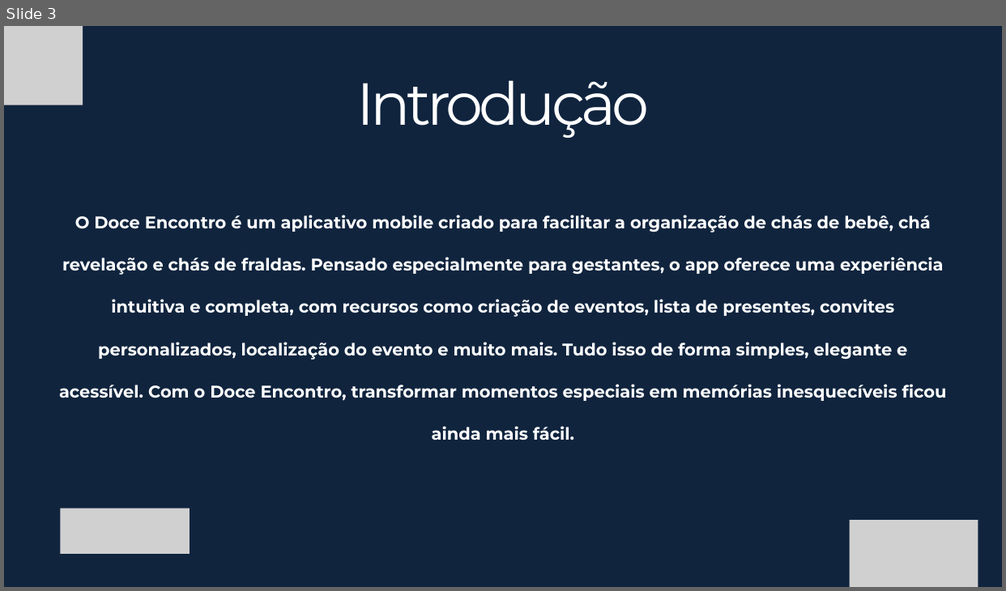
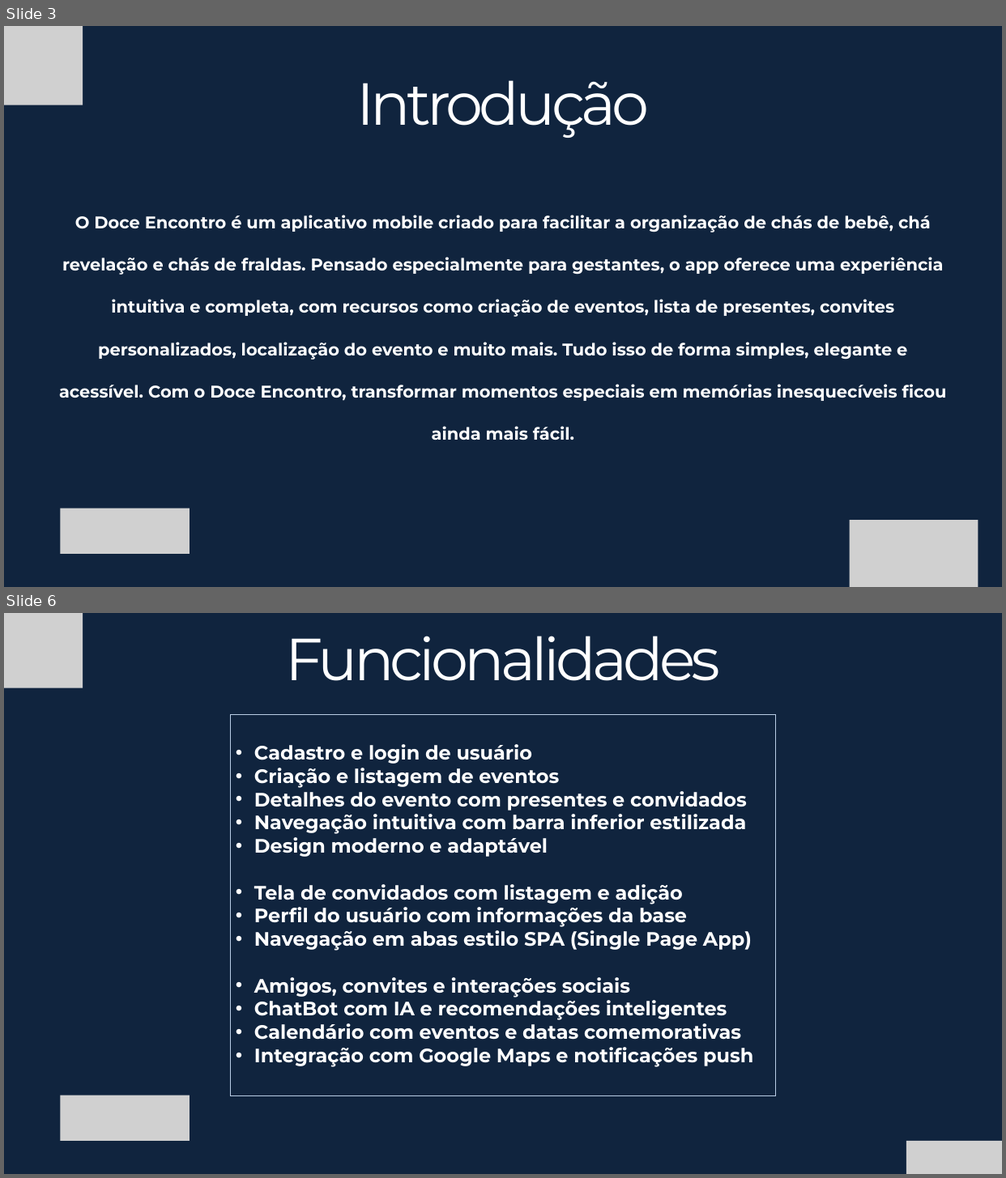
Before and after one commit to VictorAlexandreMuller/Docs, a slide deck: Eliney - Apresentação do projeto DoceEncontro AF.pptx. Shown one above the other, each under a label of ours: slide 3 before the commit, slides 3 and 6 after it; the slides between them are not shown. The pictures are 1006x591 and 1006x1178 pixels, drawn with LibreOffice and Linux fonts; fonts in the diff are those of the drawing; grey boxes stand for pictures. Boxes give left, top, right and bottom in pixels: in the first picture for what was removed or moved away, otherwise in the second. Text is boxed around its words. In the diff, an @@ line names an element or a change of style, - is before the commit and + after.

```diff
--- a/Eliney - Apresentação do projeto DoceEncontro AF.pptx
+++ b/Eliney - Apresentação do projeto DoceEncontro AF.pptx
@@ slide 6 added at [4,613,1002,1174], background #0F243E @@
@@ picture added at [4,613,83,688] @@
@@ text added at [285,636,720,681], 85.6 pt, text #FFFFFF @@
+Funcionalidades
@@ rectangle added at [231,715,775,1096], outline #B9CDE5 0.75 pt, 28 pt, text #FFFFFF, bold @@
+• Cadastro e login de usuário
+• Criação e listagem de eventos
+• Detalhes do evento com presentes e convidados
+• Navegação intuitiva com barra inferior estilizada
+• Design moderno e adaptável
+• Tela de convidados com listagem e adição
+• Perfil do usuário com informações da base
+• Navegação em abas estilo SPA (Single Page App)
+• Amigos, convites e interações sociais
+• ChatBot com IA e recomendações inteligentes
+• Calendário com eventos e datas comemorativas
+• Integração com Google Maps e notificações push
@@ picture added at [60,1096,189,1141] @@
@@ picture added at [906,1141,1002,1174] @@
```
Also in this commit, not shown: 4 other slides added, 2 slides removed.
